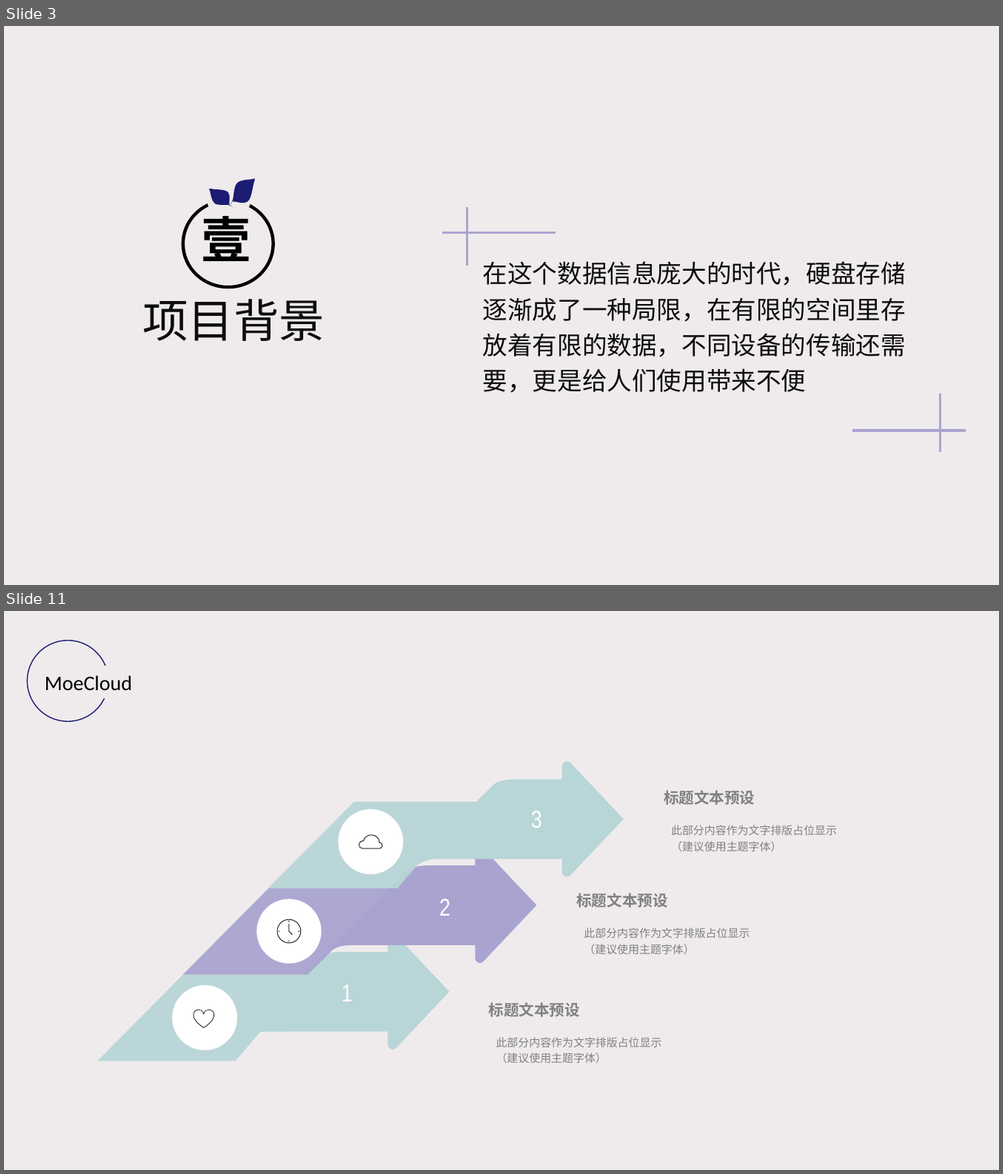
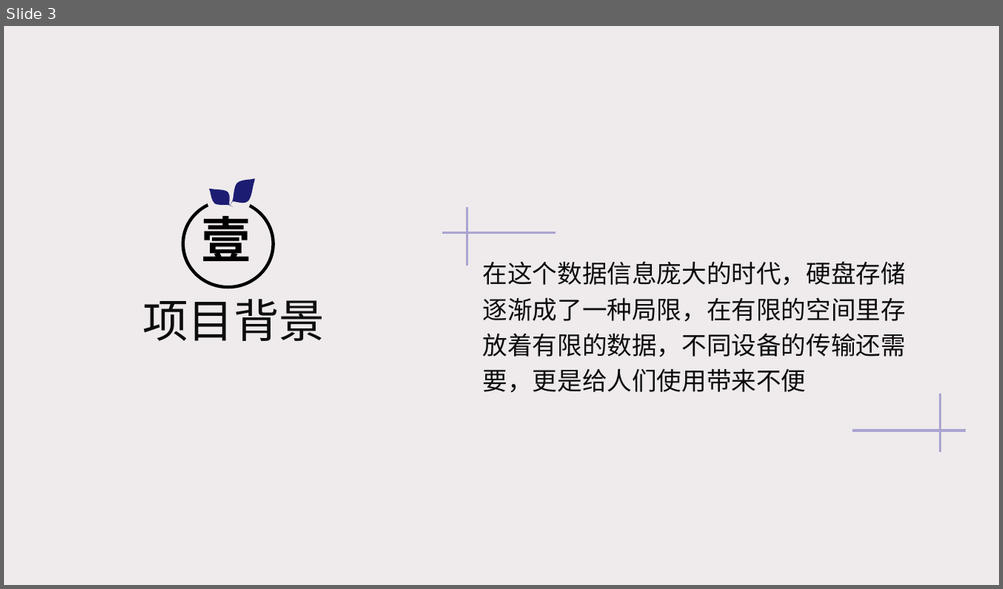
Before and after one commit to HopuTeam/MoeCloud, a slide deck: MoeCloud.pptx. Shown one above the other, each under a label of ours: slides 3 and 11 before the commit, slide 3 after it; the slides between them are not shown. The pictures are 1003x1174 and 1003x589 pixels, drawn with LibreOffice and Linux fonts; fonts in the diff are those of the drawing. Boxes give left, top, right and bottom in pixels: in the first picture for what was removed or moved away, otherwise in the second. Text is boxed around its words. In the diff, an @@ line names an element or a change of style, - is before the commit and + after.

```diff
--- a/MoeCloud.pptx
+++ b/MoeCloud.pptx
@@ slide 11 removed at (x1=4, y1=611, x2=999, y2=1170), background #EFEBEC @@
@@ ellipse removed at (x1=27, y1=640, x2=108, y2=721) @@
@@ text removed at (x1=45, y1=675, x2=132, y2=691) @@
-MoeCloud
@@ text removed at (x1=663, y1=790, x2=754, y2=805) @@
-标题文本预设
@@ text removed at (x1=671, y1=825, x2=836, y2=851) @@
-此部分内容作为文字排版占位显示
-（建议使用主题字体）
@@ group removed at (x1=268, y1=762, x2=623, y2=889): 3 freeform shapes, 1 text, 1 ellipse @@
-3
@@ text removed at (x1=576, y1=893, x2=667, y2=908) @@
-标题文本预设
@@ group removed at (x1=183, y1=848, x2=537, y2=974): 3 freeform shapes, 1 text, 1 ellipse @@
-2
@@ text removed at (x1=583, y1=928, x2=749, y2=954) @@
-此部分内容作为文字排版占位显示
-（建议使用主题字体）
@@ group removed at (x1=97, y1=934, x2=449, y2=1061): 3 freeform shapes, 1 text, 1 ellipse @@
-1
@@ text removed at (x1=489, y1=1002, x2=580, y2=1017) @@
-标题文本预设
@@ text removed at (x1=496, y1=1037, x2=662, y2=1063) @@
-此部分内容作为文字排版占位显示
-（建议使用主题字体）
```
Also in this commit, not shown: 6 slides changed, 7 slides added, 10 other slides removed, 1 other file.
